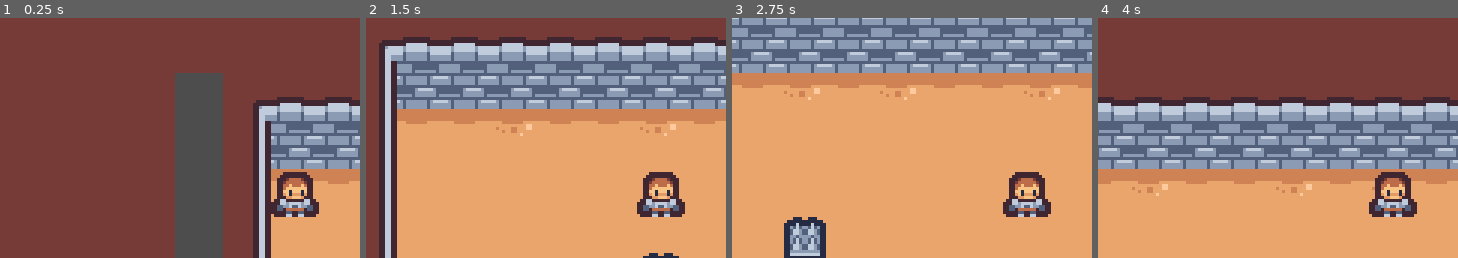
Above: before the commit, frames 1-4 (left to right).
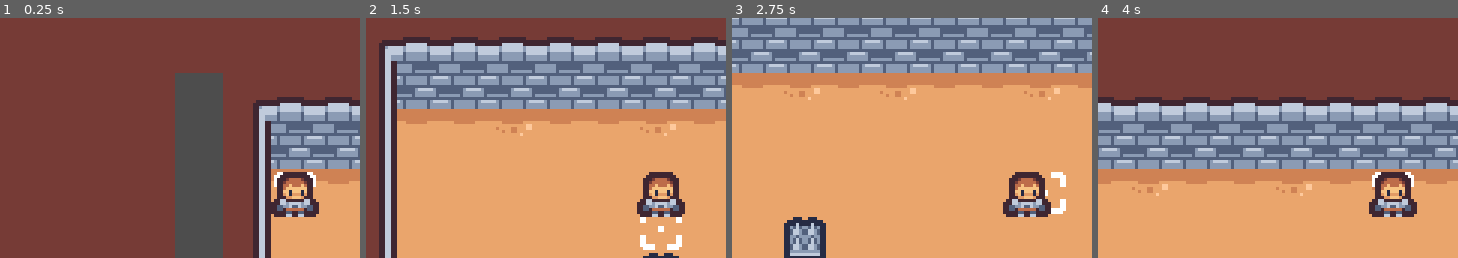
Above: after the commit, the same moments.

Repository: Enginaaron/CAFECAFE
Game: Godot game, scene res://main.tscn
Two runs of this game, one before a commit and one after it. Both use one fixed random seed, a clock stepped at 60 frames per second and the inputs below.
Inputs:
- Up to frame 1 (0.25 s): no input
- Up to frame 2 (1.5 s): tap Enter at 0.5 s; hold D (right) 0.53-1.28 s; hold S (down) from 1.28 s (still down)
- Up to frame 3 (2.75 s): tap Space at 2 s; release S (down) at 2.03 s; hold D (right) from 2.03 s (still down)
- Up to frame 4 (4 s): release D (right) at 2.78 s; hold W (up) 2.78-3.53 s; tap Enter at 3.5 s; hold A (left) from 3.53 s (still down)
The pictures show only the part of the screen within x 9-59%, y 14-64%; the shares and areas given below are measured in that part.

The runs differ from the first frame. In frame 1, 0.1% of the frame differs, in the area x 76-88%, y 64-71%; in frame 2, 0.4%, in the area x 76-88%, y 82-97%; in frame 3, 0.3%; in frame 4, 0.1%.

Commit message:
Update main.tscn

Diff:
--- a/Godot/main.tscn
+++ b/Godot/main.tscn
@@ -155,6 +155,10 @@
 custom_data_layer_0/type = 1
 sources/0 = SubResource("TileSetAtlasSource_b1u6i")
 
+[sub_resource type="AtlasTexture" id="AtlasTexture_7ikrf"]
+atlas = ExtResource("1_fyfmq")
+region = Rect2(0, 80, 16, 16)
+
 [sub_resource type="AtlasTexture" id="AtlasTexture_gge3c"]
 atlas = ExtResource("1_fyfmq")
 region = Rect2(32, 128, 16, 16)
@@ -167,6 +171,7 @@
 
 [node name="player" type="Sprite2D" parent="."]
 position = Vector2(8, 8)
+texture = SubResource("AtlasTexture_7ikrf")
 script = ExtResource("1_uvhou")
 
 [node name="Sprite2D" type="Sprite2D" parent="player"]
Not shown: 1 places in Godot/main.tscn that only renumber resources
